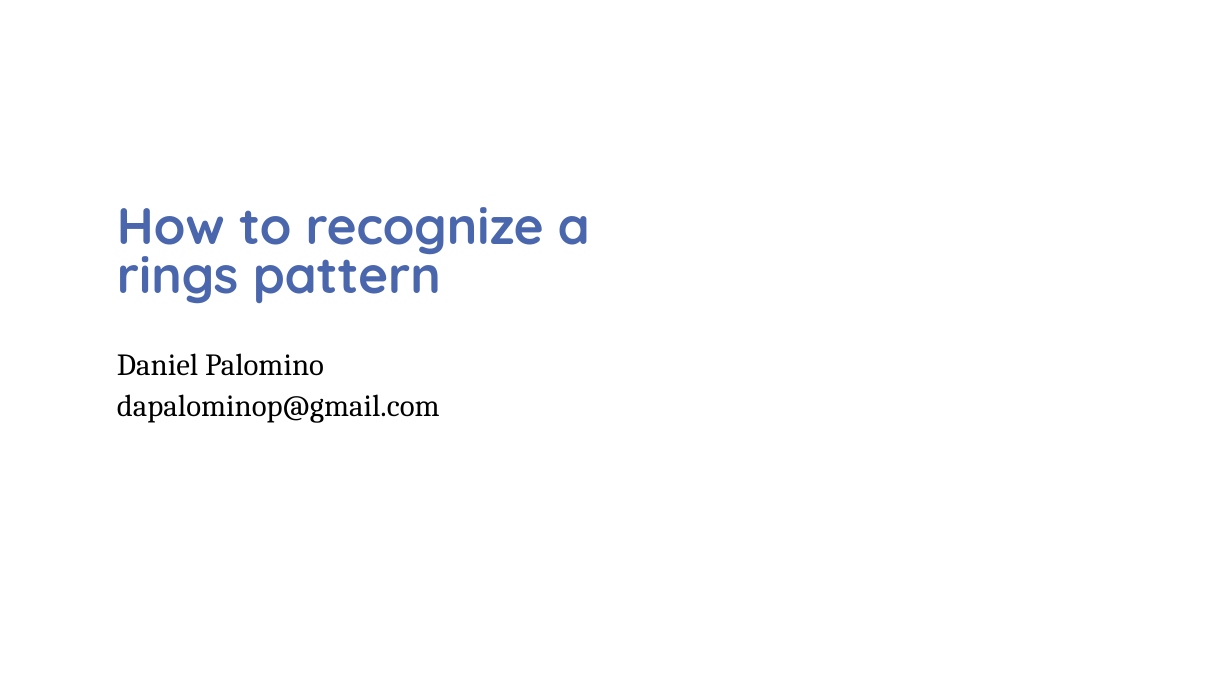
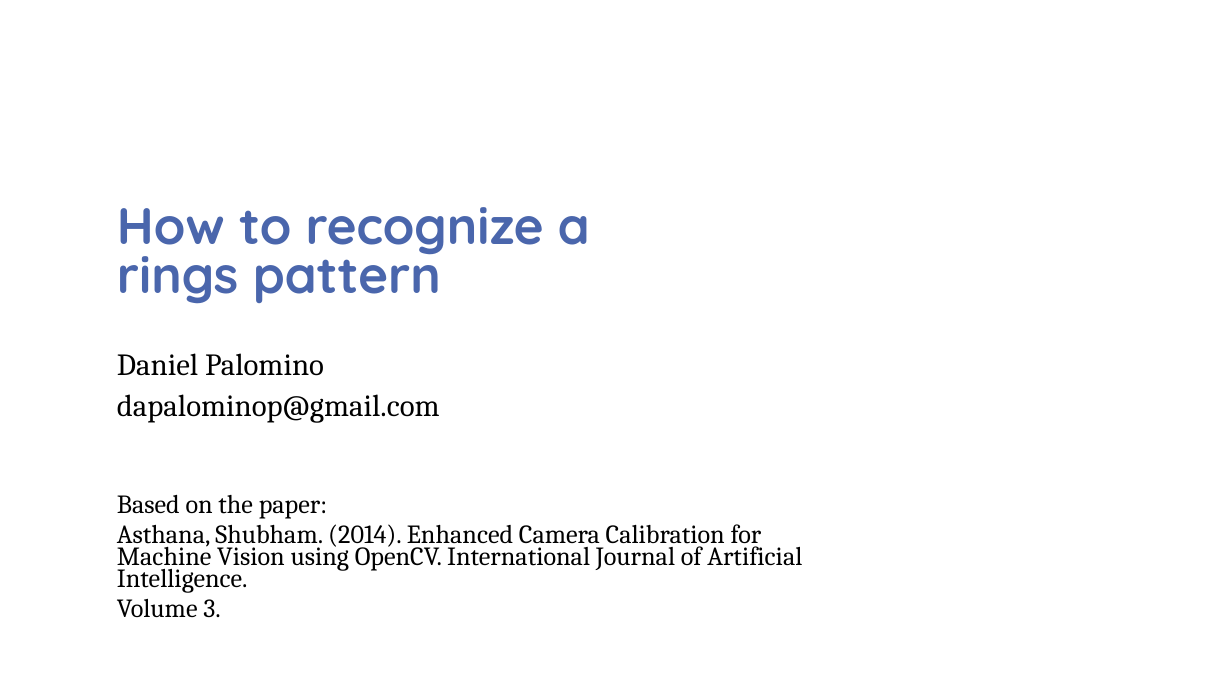
Before and after one commit to CameraCalibration/Report, a slide deck: slide 1 of PatternRecognition/PatternRecognition.pptx. Drawn at 1232x693 pixels with LibreOffice and Linux fonts; fonts in the diff are those of the drawing; background and template pictures are left out. Boxes give left, top, right and bottom in pixels: in the first picture for what was removed or moved away, otherwise in the second. Text is boxed around its words. In the diff, an @@ line names an element or a change of style, - is before the commit and + after.

```diff
--- a/PatternRecognition/PatternRecognition.pptx
+++ b/PatternRecognition/PatternRecognition.pptx
@@ text added at [117,494,802,618], 20.4 pt, text #000000 @@
+Based on the paper:
+Asthana, Shubham. (2014). Enhanced Camera Calibration for Machine Vision using OpenCV. International Journal of Artificial Intelligence.
+Volume 3.
```
Also in this commit, not shown: 1 other slide changed, 2 other files.
